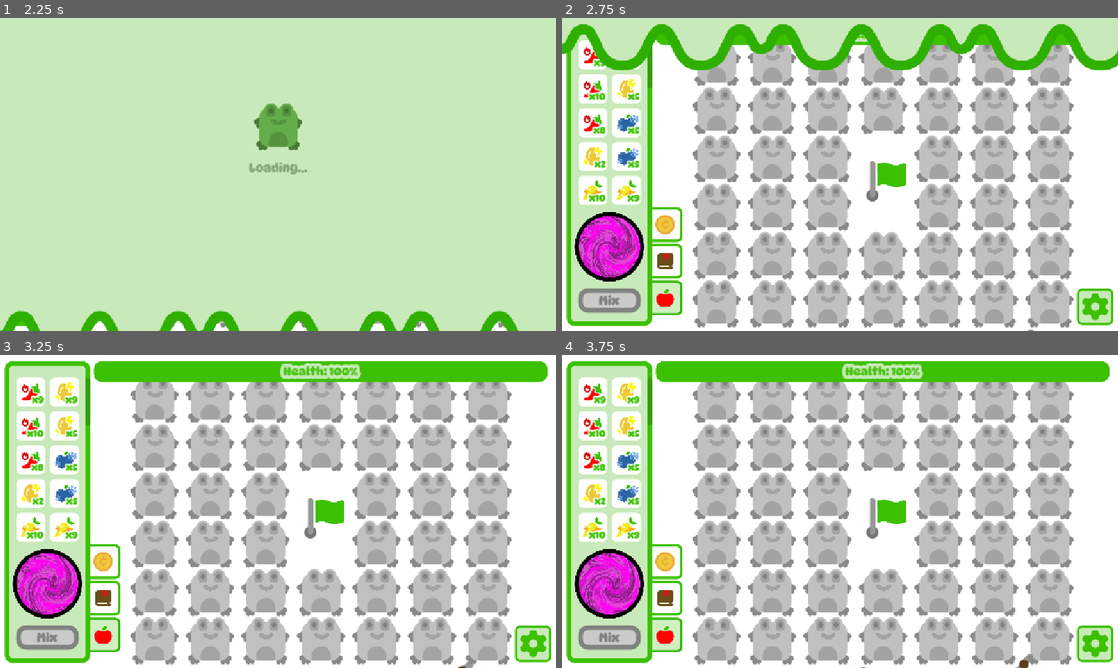
Above: before the commit, frames 1-4 (two rows, left to right).
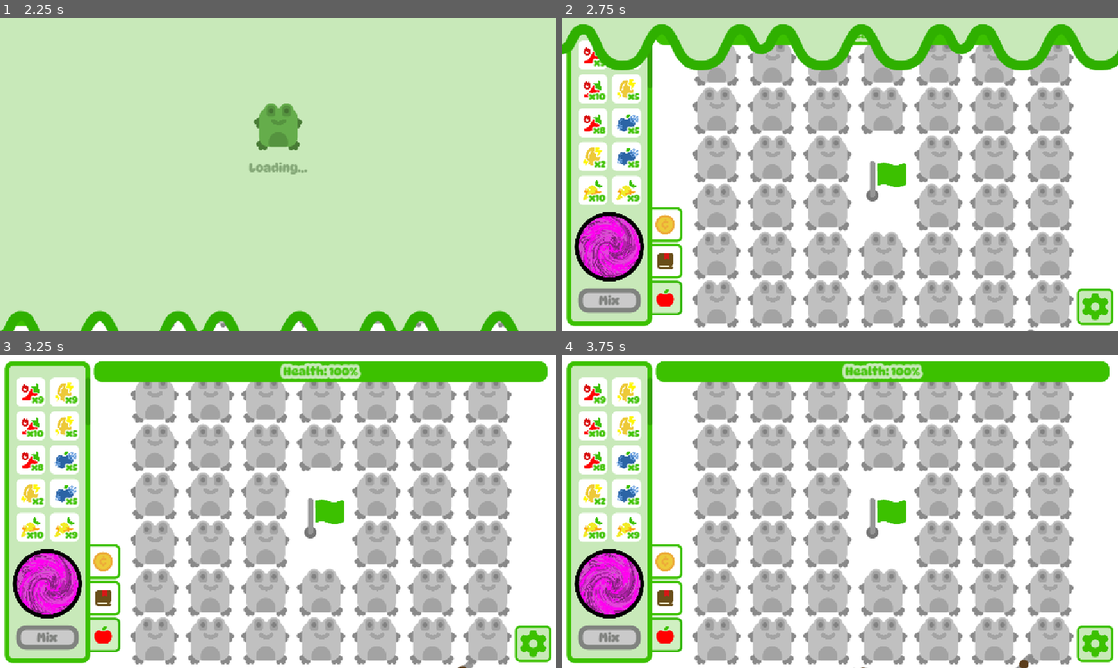
Above: after the commit, the same moments.

Repository: FluffyFishSlimy/food-frogs
Game: Godot game, scene res://scenes/main_menu.tscn
Same seed, same stepped clock (60 frames per second), same inputs: the game is played once before the commit and once after it.
Inputs:
- Up to frame 1 (2.25 s): click "Play" at 0.5 s; click "Play" at 1.25 s; click "Shop" at 2 s
- Up to frame 2 (2.75 s): no input
- Up to frame 3 (3.25 s): click "Recipe Book" at 2.75 s
- Up to frame 4 (3.75 s): click "Fruits" at 3.5 s

Frame 1 is identical in both runs. In frame 2, less than 0.1% of the frame differs, in the area x 3-14%, y 9-59%; in frame 3, less than 0.1%; in frame 4, less than 0.1%.

Commit message:
Fix animation resource order in coin and mixer scenes
Restores the correct order and properties of animation sub-resources in coin.tscn and mixer.tscn, ensuring proper animation playback. Also updates fruit asset images for dark matter lemon, electro carrot, and hot pepper.

Diff:
--- a/scenes/coin.tscn
+++ b/scenes/coin.tscn
@@ -2,6 +2,21 @@
 
 [ext_resource type="Script" uid="uid://cfe18552fiylc" path="res://scenes/coin.gd" id="1_i64fm"]
 [ext_resource type="Texture2D" uid="uid://bj0om0i4qbp7j" path="res://assets/coin.png" id="1_rwqht"]
+
+[sub_resource type="Animation" id="Animation_11l1o"]
+length = 0.001
+tracks/0/type = "value"
+tracks/0/imported = false
+tracks/0/enabled = true
+tracks/0/path = NodePath("Sprite2D:scale")
+tracks/0/interp = 1
+tracks/0/loop_wrap = true
+tracks/0/keys = {
+"times": PackedFloat32Array(0),
+"transitions": PackedFloat32Array(1),
+"update": 0,
+"values": [Vector2(0.3, 0.3)]
+}
 
 [sub_resource type="Animation" id="Animation_i64fm"]
 resource_name = "passive"
@@ -19,21 +34,6 @@
 "transitions": PackedFloat32Array(1, 1, 1),
 "update": 0,
 "values": [Vector2(0.3, 0.3), Vector2(0.35, 0.35), Vector2(0.3, 0.3)]
-}
-
-[sub_resource type="Animation" id="Animation_11l1o"]
-length = 0.001
-tracks/0/type = "value"
-tracks/0/imported = false
-tracks/0/enabled = true
-tracks/0/path = NodePath("Sprite2D:scale")
-tracks/0/interp = 1
-tracks/0/loop_wrap = true
-tracks/0/keys = {
-"times": PackedFloat32Array(0),
-"transitions": PackedFloat32Array(1),
-"update": 0,
-"values": [Vector2(0.3, 0.3)]
 }
 
 [sub_resource type="AnimationLibrary" id="AnimationLibrary_d14el"]
--- a/scenes/mixer.tscn
+++ b/scenes/mixer.tscn
@@ -3,6 +3,21 @@
 [ext_resource type="Texture2D" uid="uid://b5d1322ql3beh" path="res://assets/portal.png" id="1_vnmg7"]
 [ext_resource type="Script" uid="uid://b35vmk036esmd" path="res://scenes/mixer.gd" id="2_pef7k"]
 [ext_resource type="Texture2D" uid="uid://ca60vjt1wo3yd" path="res://assets/gree_portal.png" id="2_xmiak"]
+
+[sub_resource type="Animation" id="Animation_pef7k"]
+length = 0.001
+tracks/0/type = "value"
+tracks/0/imported = false
+tracks/0/enabled = true
+tracks/0/path = NodePath(".:rotation")
+tracks/0/interp = 1
+tracks/0/loop_wrap = true
+tracks/0/keys = {
+"times": PackedFloat32Array(0),
+"transitions": PackedFloat32Array(1),
+"update": 0,
+"values": [6.28319]
+}
 
 [sub_resource type="Animation" id="Animation_6yyi0"]
 resource_name = "spin"
@@ -18,21 +33,6 @@
 "transitions": PackedFloat32Array(1, 1),
 "update": 0,
 "values": [0.0, 6.28319]
-}
-
-[sub_resource type="Animation" id="Animation_pef7k"]
-length = 0.001
-tracks/0/type = "value"
-tracks/0/imported = false
-tracks/0/enabled = true
-tracks/0/path = NodePath(".:rotation")
-tracks/0/interp = 1
-tracks/0/loop_wrap = true
-tracks/0/keys = {
-"times": PackedFloat32Array(0),
-"transitions": PackedFloat32Array(1),
-"update": 0,
-"values": [6.28319]
 }
 
 [sub_resource type="AnimationLibrary" id="AnimationLibrary_pef7k"]
Binary file changed: assets/fruits/dark_matter_lemon.png
Binary file changed: assets/fruits/electro_carrot.png
Binary file changed: assets/fruits/hot_pepper.png
